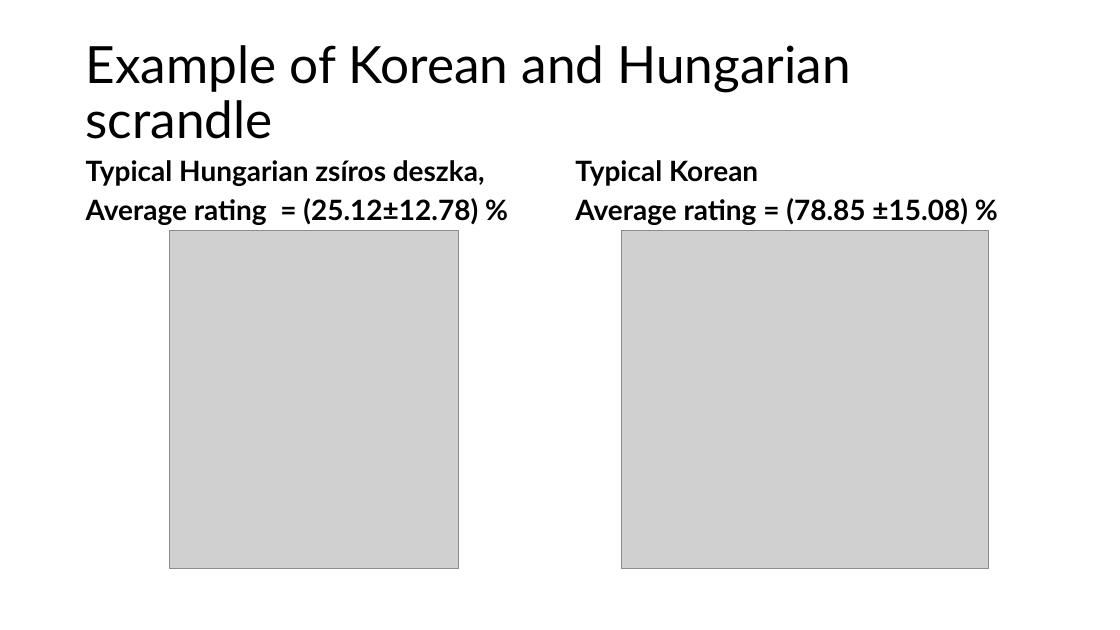
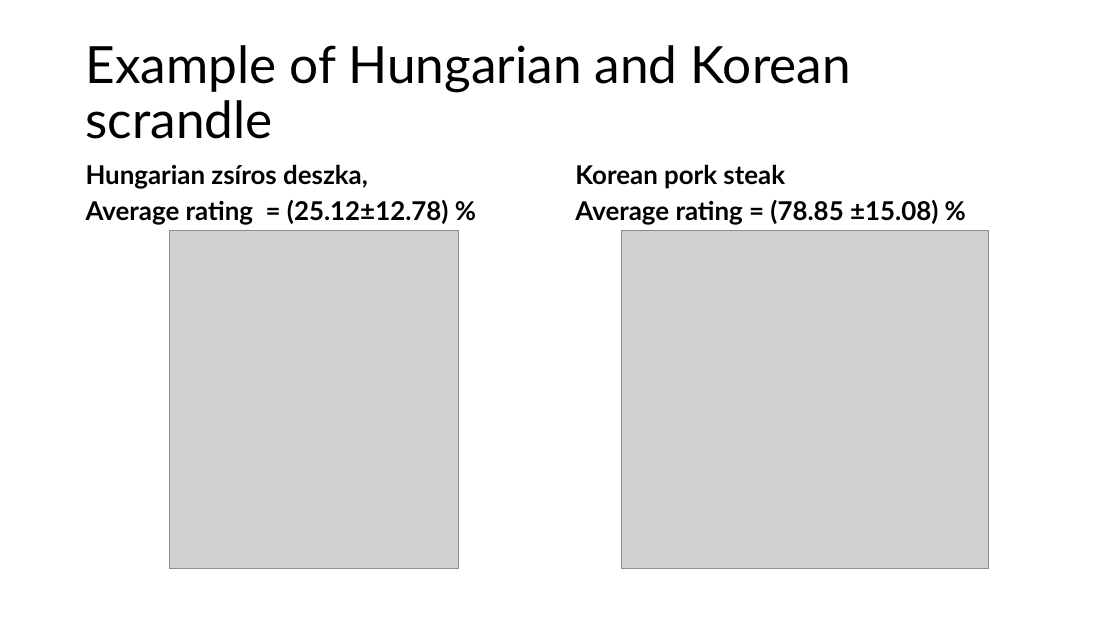
Before and after one commit to JakobFugl/scrandle_ml_project, a slide deck: slide 8 of power_point_folder/power_point_project.pptx. Drawn at 1120x630 pixels with LibreOffice and Linux fonts; fonts in the diff are those of the drawing; grey boxes stand for pictures. Boxes give left, top, right and bottom in pixels: in the first picture for what was removed or moved away, otherwise in the second. Text is boxed around its words. In the diff, an @@ line names an element or a change of style, - is before the commit and + after.

```diff
--- a/power_point_folder/power_point_project.pptx
+++ b/power_point_folder/power_point_project.pptx
@@ title at box(86, 45, 851, 139): text changed @@
-Example of Korean and Hungarian scrandle
+Example of Hungarian and Korean scrandle
@@ text at box(86, 164, 368, 189): text changed; size 24 to 22.2 pt @@
-Typical Hungarian zsíros deszka,
+Hungarian zsíros deszka,
@@ text at box(575, 164, 785, 189): text changed; size 24 to 22.2 pt @@
-Typical Korean
+Korean pork steak
@@ text at box(86, 200, 449, 225): size 24 to 22.2 pt in "Average rating = (25.12±12.78) %" @@
@@ text at box(575, 200, 938, 225): size 24 to 22.2 pt in "Average rating = (78.85 ±15.08) %" @@
```
Also in this commit, not shown: 2 other slides changed, 2 slides added, 2 slides removed, 4 other files.
